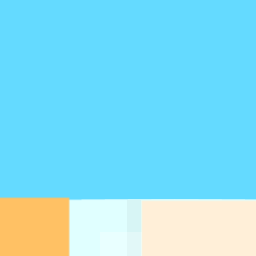
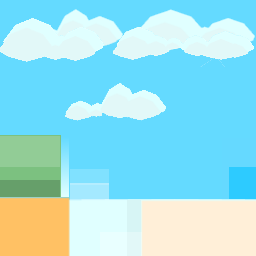
Before/after of a 256×256 layered artwork. What changed in the layer stack:
added layer "Layer #2" above "Pasted Layer copy" over [65, 83, 166, 121]
added layer "Pasted Layer" above "Layer #1" over [0, 18, 254, 62]
added layer "Layer #1" above "Layer" over [19, 9, 255, 67]
painted on "Layer" over [0, 135, 256, 200]
